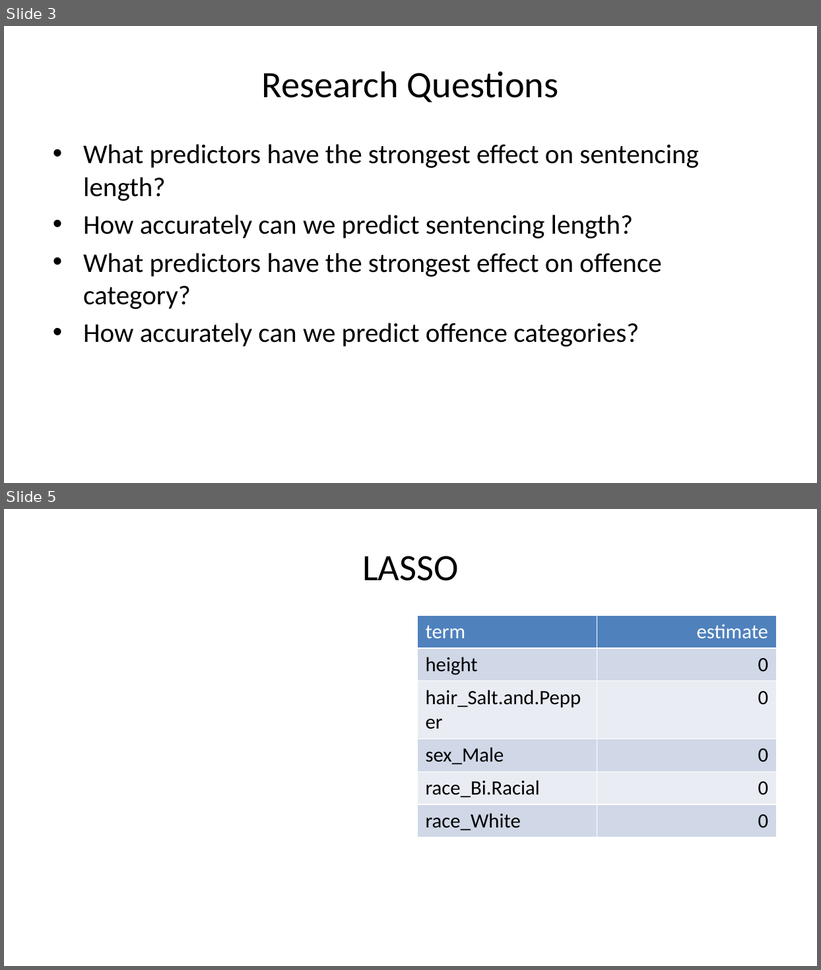
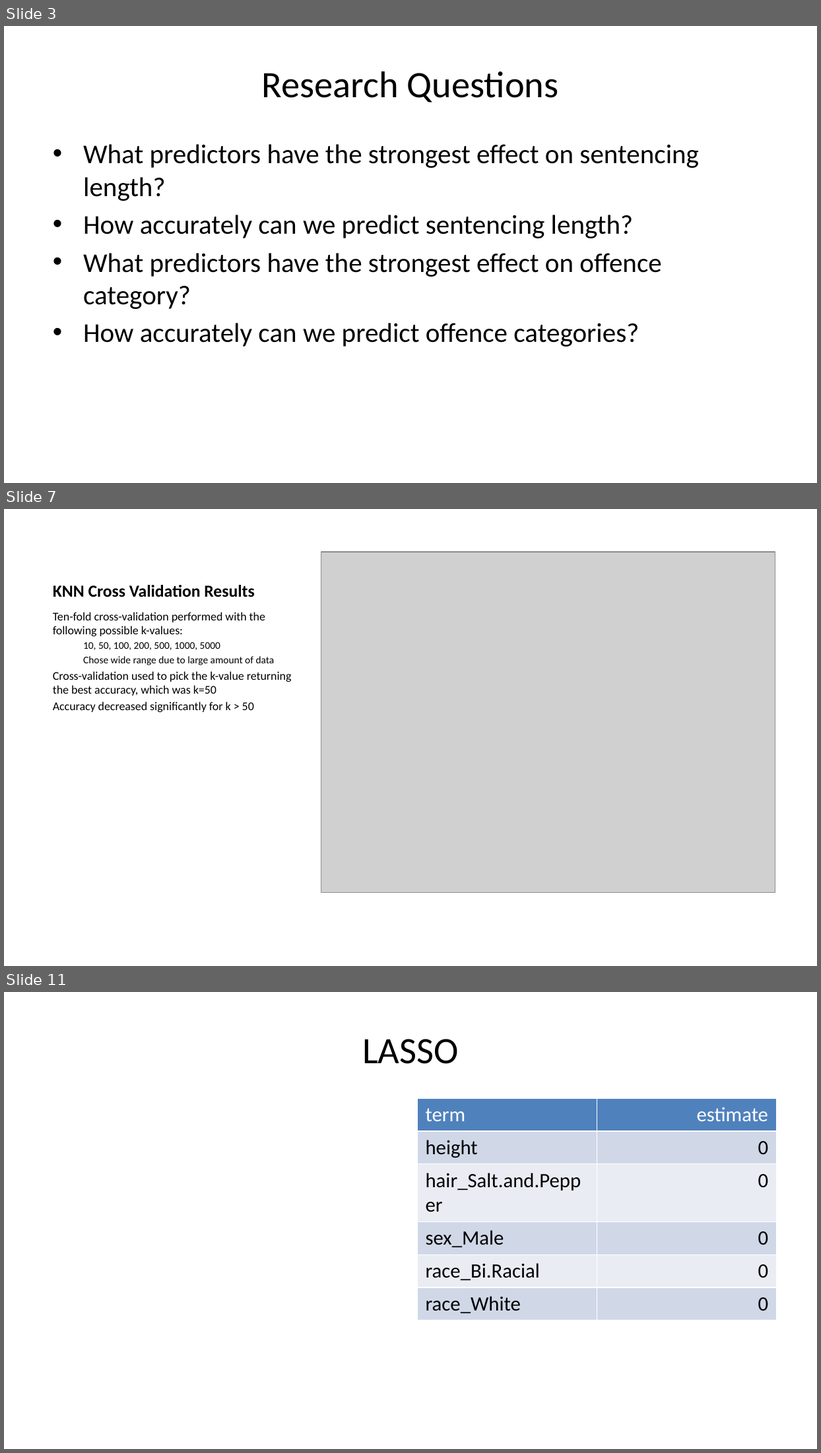
Before and after one commit to dsci445-csu/project-5, a slide deck: Presentation/Presentation.pptx. Shown one above the other, each under a label of ours: slides 3 and 5 before the commit, slides 3, 7 and 11 after it; the slides between them are not shown. The pictures are 821x970 and 821x1453 pixels, drawn with LibreOffice and Linux fonts; fonts in the diff are those of the drawing; grey boxes stand for pictures. Boxes give left, top, right and bottom in pixels: in the first picture for what was removed or moved away, otherwise in the second. Text is boxed around its words. In the diff, an @@ line names an element or a change of style, - is before the commit and + after.

```diff
--- a/Presentation/Presentation.pptx
+++ b/Presentation/Presentation.pptx
@@ slide 7 added at (4,509,817,966), background #FFFFFF @@
@@ picture added at (321,552,775,893) @@
@@ title added at (53,585,254,597), 15 pt, text #000000, bold @@
+KNN Cross Validation Results
@@ text added at (53,612,292,712), 10.5 pt, text #000000 @@
+Ten-fold cross-validation performed with the following possible k-values:
+  10, 50, 100, 200, 500, 1000, 5000
+  Chose wide range due to large amount of data
+Cross-validation used to pick the k-value returning the best accuracy, which was k=50
+Accuracy decreased significantly for k > 50
@@ what was slide 5 is now slide 11 @@
```
Also in this commit, not shown: 6 other slides added, 1 slide removed, 3 other files.
